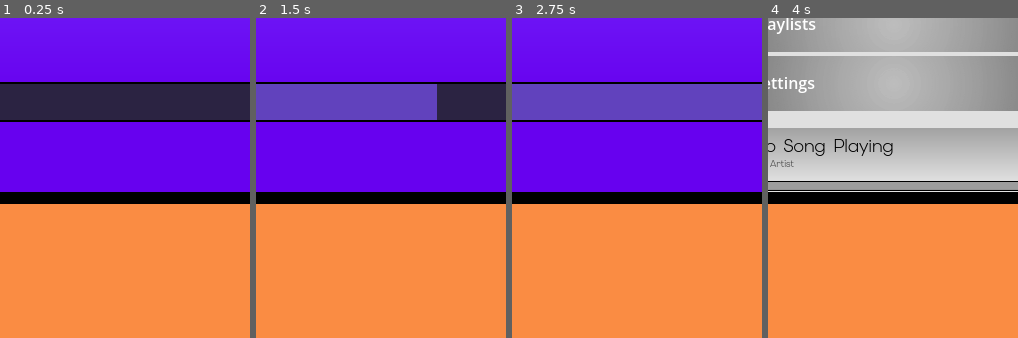
Above: before the commit, frames 1-4 (left to right).
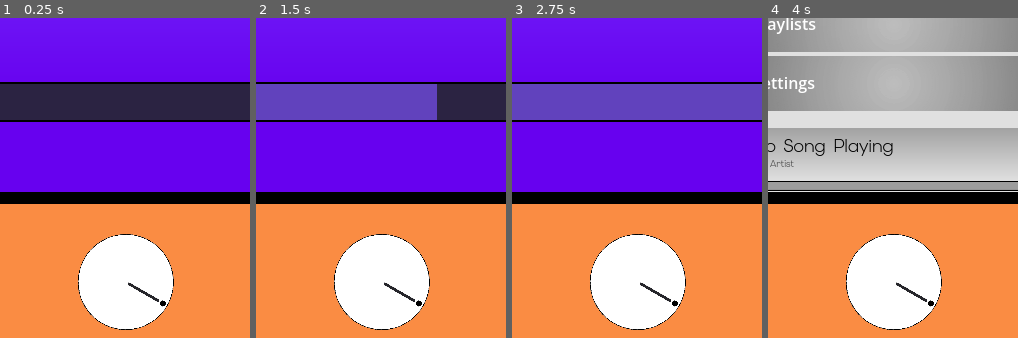
Above: after the commit, the same moments.

Repository: vert-exium/vertexPlayer
Game: Godot game, scene res://scenes/main.tscn
The game is run twice, just before and just after one commit, with the same random seed, the same clock (stepped at 60 frames per second) and the same inputs.
Inputs (mouse positions are % of the whole screen's width and height, from its top left):
- Up to frame 1 (0.25 s): no input
- Up to frame 2 (1.5 s): click (78, 88) at 0.5 s; click (78, 88) at 1.25 s
- Up to frame 3 (2.75 s): click "Home" at 2 s
- Up to frame 4 (4 s): click "Create a playlist" at 2.75 s; click "Artists" at 3.5 s
The pictures show only the part of the screen within x 25-75%, y 28-78%; the shares and areas given below are measured in that part.

The runs differ from the first frame. In frame 1, 9.1% of the frame differs, in the area x 31-70%, y 67-98%; in frame 2, 9.1%; in frame 3, 9.1%; in frame 4, 9.1%.

Commit message:
Working volume knob
Volume knob now works but it's janky

Diff:
--- a/scenes/main.tscn
+++ b/scenes/main.tscn
@@ -47,6 +47,8 @@
 [ext_resource type="Texture2D" uid="uid://ctbjuxhoavj2j" path="res://assets/bar2/over.png" id="43_vchkt"]
 [ext_resource type="Texture2D" uid="uid://dgtglp5ykdkef" path="res://assets/bar2/fill.png" id="44_txyw0"]
 [ext_resource type="Script" uid="uid://bt0rj7t3km3v0" path="res://scripts/song_progress_bar.gd" id="45_vchkt"]
+[ext_resource type="Texture2D" uid="uid://d12yt20sl4ckw" path="res://assets/buttons/volume/normal.png" id="48_ty1g6"]
+[ext_resource type="Script" uid="uid://dh6sfhjs8vb0a" path="res://scripts/volume_rect.gd" id="49_j2jfr"]
 
 [node name="main" type="Node2D" unique_id=1300920803]
 script = ExtResource("1_c6pm6")
@@ -183,7 +185,6 @@
 texture = ExtResource("35_j8jky")
 
 [node name="referenceLine" type="Line2D" parent="." unique_id=1464967214]
-visible = false
 position = Vector2(0, -32)
 points = PackedVector2Array(250, 24, 250, -8)
 width = 1.0
@@ -230,6 +231,18 @@
 [node name="bufferTimer" type="Timer" parent="." unique_id=297085182]
 wait_time = 0.5
 
+[node name="volumeRect" type="TextureRect" parent="." unique_id=1985813809 node_paths=PackedStringArray("audio_player")]
+offset_left = 50.0
+offset_top = 264.0
+offset_right = 450.0
+offset_bottom = 664.0
+rotation = 0.5235988
+scale = Vector2(0.3, 0.3)
+pivot_offset = Vector2(200, 180)
+texture = ExtResource("48_ty1g6")
+script = ExtResource("49_j2jfr")
+audio_player = NodePath("../audioPlayer")
+
 [connection signal="pressed" from="pauseButton" to="." method="_on_pause_button_pressed"]
 [connection signal="finished" from="audioPlayer" to="." method="_on_audio_player_finished"]
 [connection signal="timeout" from="bufferTimer" to="." method="_on_buffer_timer_timeout"]
--- /dev/null
+++ b/scripts/volume_rect.gd
@@ -0,0 +1,55 @@
+extends TextureRect
+
+var normal_tex = preload("res://assets/buttons/volume/normal.png")
+var hovered_tex = preload("res://assets/buttons/volume/hovered.png")
+@export var audio_player: AudioStreamPlayer
+
+var min_deg: float = -270.0
+var max_deg: float = 30.0
+var is_dragging: bool = false
+
+
+func _ready() -> void:
+	texture = normal_tex
+	rotation_degrees = max_deg
+
+	mouse_entered.connect(_on_hover)
+	mouse_exited.connect(_on_unhover)
+
+func _has_point(point: Vector2) -> bool:
+	var center = size / 2.0
+	var radius = min (size.x, size.y) / 2.0
+	return point.distance_to(center) <= radius
+
+func _on_hover() -> void:
+	if not is_dragging:
+		texture = hovered_tex
+
+func _on_unhover() -> void:
+	if not is_dragging:
+		texture = normal_tex
+
+func _gui_input(event: InputEvent) -> void:
+	if event is InputEventMouseButton and event.button_index == MOUSE_BUTTON_LEFT:
+		if event.pressed:
+			is_dragging = true
+			texture = hovered_tex
+		else:
+			is_dragging = false
+			if _has_point(get_local_mouse_position()):
+				texture = hovered_tex
+			else:
+				texture = normal_tex
+
+	if event is InputEventMouseMotion and is_dragging:
+		var drag_amount = event.relative.x - event.relative.y
+		var sensitivity = 1.5
+
+		var new_rotation = rotation_degrees + (drag_amount * sensitivity)
+		rotation_degrees = clamp(new_rotation, min_deg, max_deg)
+
+	var volume_normalized = inverse_lerp(min_deg, max_deg, rotation_degrees)
+
+	if audio_player:
+		var safe_volume = max(volume_normalized, 0.0001)
+		audio_player.volume_db = linear_to_db(safe_volume)
Not shown, added: scripts/volume_rect.gd.uid
